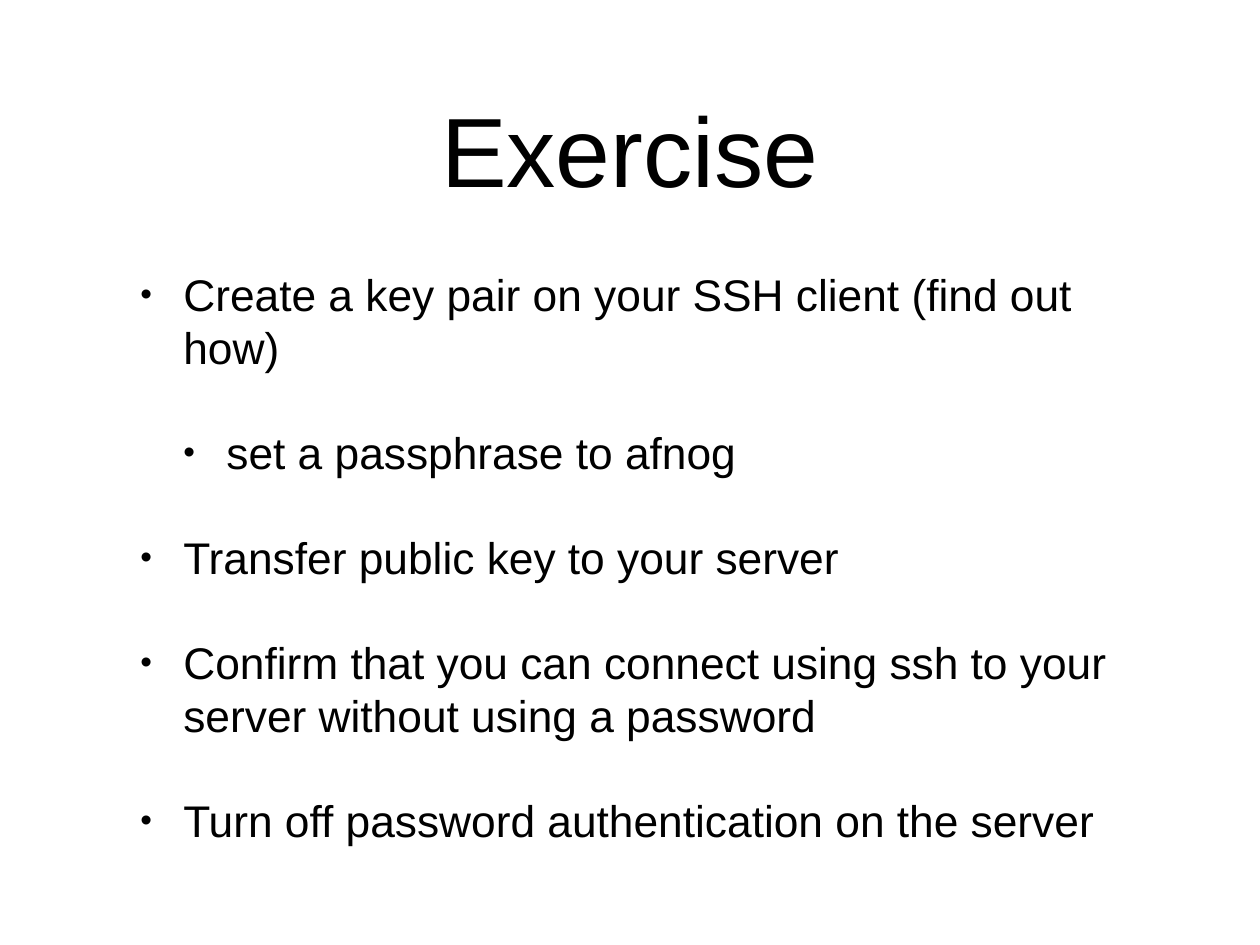
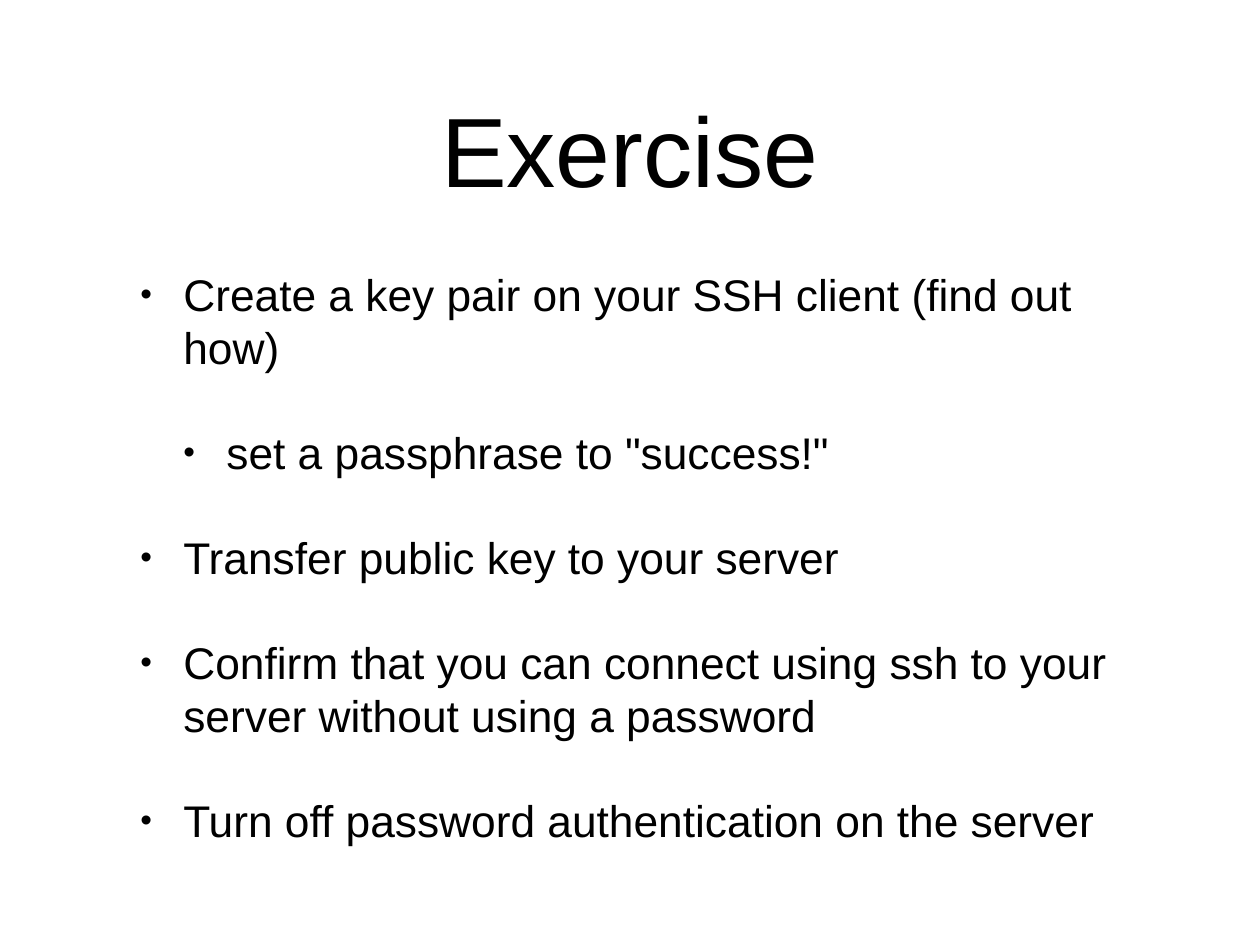
Before and after one commit to afnog/sse, a slide deck: slide 9 of pgp/pgp-presentation1.pptx. Drawn at 1260x945 pixels with LibreOffice and Linux fonts; fonts in the diff are those of the drawing. Boxes give left, top, right and bottom in pixels: in the first picture for what was removed or moved away, otherwise in the second. Text is boxed around its words. In the diff, an @@ line names an element or a change of style, - is before the commit and + after.

```diff
--- a/pgp/pgp-presentation1.pptx
+++ b/pgp/pgp-presentation1.pptx
@@ text at [226, 437, 829, 478]: text changed @@
-    • set a passphrase to afnog
+    • set a passphrase to "success!"
```
Also in this commit, not shown: 2 other files.
